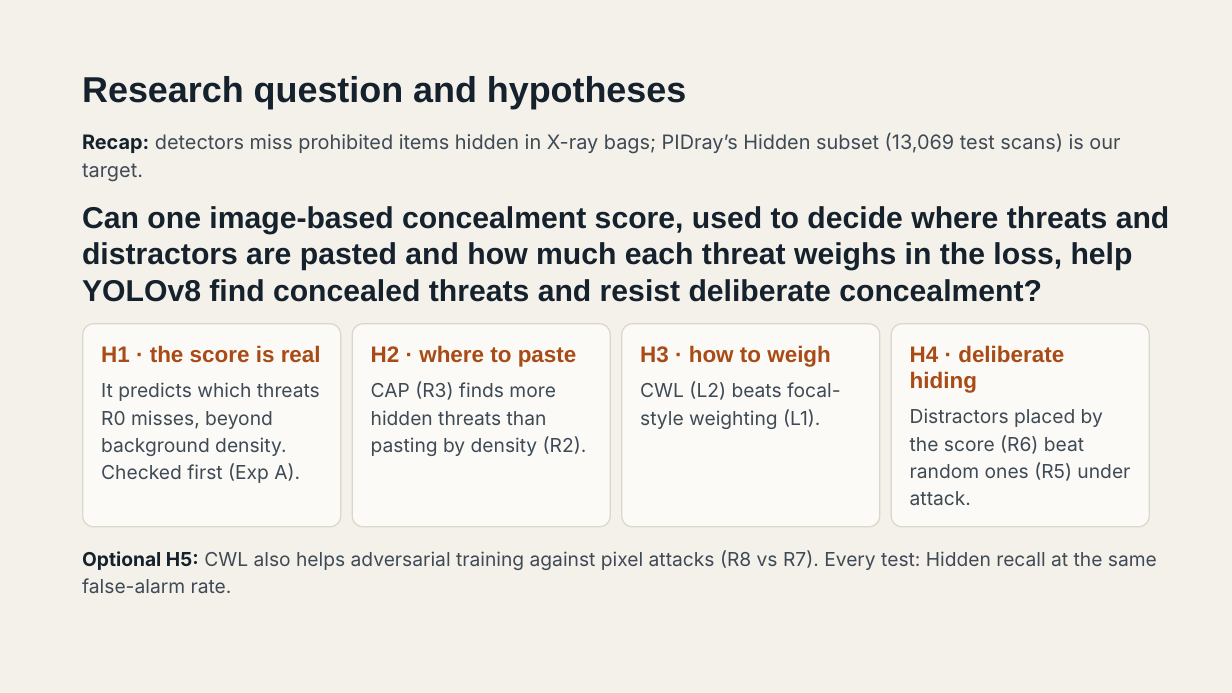
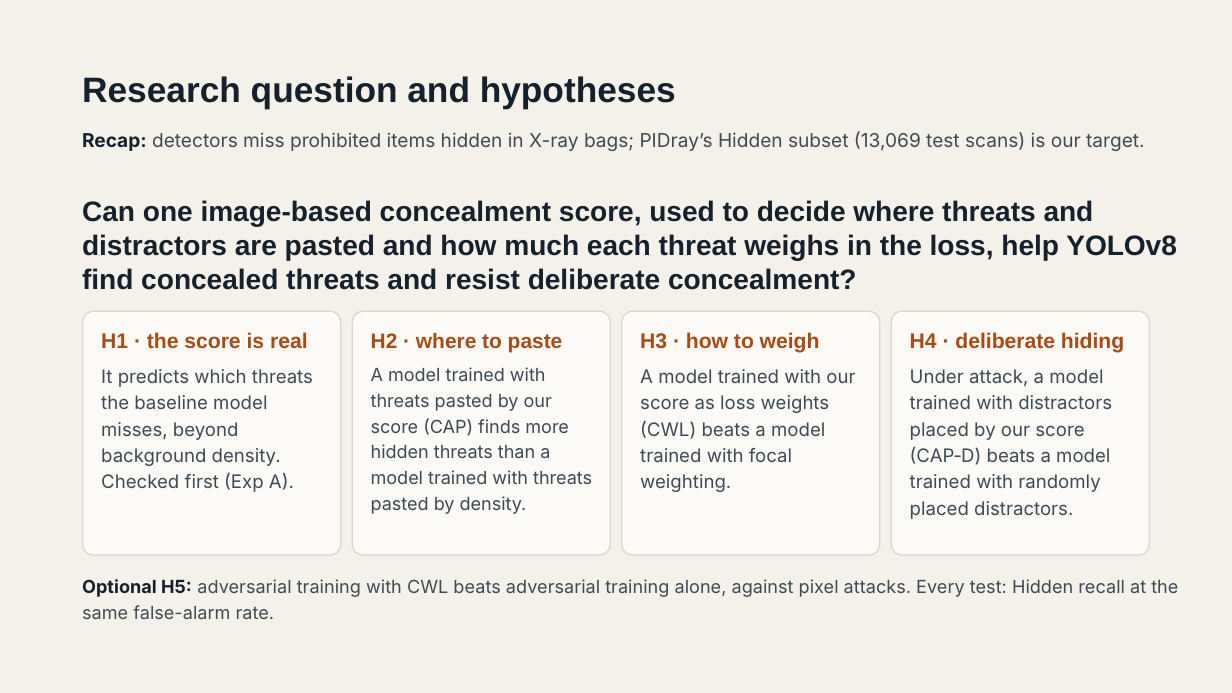
Before and after one commit to DavidAz01/Computer_Vision, a slide deck: slide 2 of Presentations/Beyond Background Density CAP Research Proposal (short version).pptx. Drawn at 1232x693 pixels with LibreOffice and Linux fonts; fonts in the diff are those of the drawing. Boxes give left, top, right and bottom in pixels: in the first picture for what was removed or moved away, otherwise in the second. Text is boxed around its words. In the diff, an @@ line names an element or a change of style, - is before the commit and + after.

Commit message:
updated presentations

```diff
--- a/Presentations/Beyond Background Density CAP Research Proposal (short version).pptx
+++ b/Presentations/Beyond Background Density CAP Research Proposal (short version).pptx
@@ title "Research question and hypotheses" at [82,76,676,108]: size 28 to 27.5 pt; line spacing 30.8pt to 30.2pt @@
@@ text "Recap: detectors miss prohibited items ..." at [82,131,1145,151]: size 15.5 to 14.9 pt; line spacing 22pt to 21.2pt @@
@@ text "Can one image-based concealment score, ..." at [82,200,1177,290]: size 23.5 to 21.9 pt; line spacing 28.7pt to 26.7pt @@
@@ rounded rectangle: place and size @@
-rounded rectangle at [83,323,341,527]
+rounded rectangle at [83,311,341,555]
@@ rounded rectangle: place and size @@
-rounded rectangle at [352,323,610,527]
+rounded rectangle at [352,311,610,555]
@@ 3 texts: place and size @@
-3 texts at [101,345,831,367]
+3 texts at [101,332,820,353]
@@ text "H2 · where to paste" at [371,333,563,352]: size 17.5 to 16.3 pt; line spacing 20.1pt to 18.7pt @@
@@ rounded rectangle: place and size @@
-rounded rectangle at [622,323,880,527]
+rounded rectangle at [622,311,880,555]
@@ proportions changed in 4 elements at [83,311,341,555], [352,311,610,555], [622,311,880,555], [892,311,1150,555] @@
@@ rounded rectangle: place and size @@
-rounded rectangle at [892,323,1150,527]
+rounded rectangle at [892,311,1150,555]
@@ size 17.5 to 16.5 pt; line spacing 20.1pt to 19pt in 3 elements at [101,332,308,349], [640,332,820,353], [910,332,1124,353] @@
@@ text "H4 · deliberate hiding": place and size @@
-text "H4 · deliberate hiding" at [910,345,1064,393]
+text "H4 · deliberate hiding" at [910,332,1124,353]
@@ text at [101,369,313,492]: text changed; size 15 to 14.5 pt @@
-It predicts which threats R0 misses, beyond background density. Checked first (Exp A).
+It predicts which threats the baseline model misses, beyond background density. Checked first (Exp A).
@@ text at [371,367,592,514]: text changed; size 15 to 14.1 pt @@
-CAP (R3) finds more hidden threats than pasting by density (R2).
+A model trained with threats pasted by our score (CAP) finds more hidden threats than a model trained with threats pasted by density.
@@ text at [640,369,855,492]: text changed; size 15 to 14.5 pt @@
-CWL (L2) beats focal-style weighting (L1).
+A model trained with our score as loss weights (CWL) beats a model trained with focal weighting.
@@ text at [910,369,1112,519]: text changed; size 15 to 14.5 pt @@
-Distractors placed by the score (R6) beat random ones (R5) under attack.
+Under attack, a model trained with distractors placed by our score (CAP‑D) beats a model trained with randomly placed distractors.
@@ text at [82,579,1178,619]: text changed; size 15 to 14.1 pt @@
-Optional H5: CWL also helps adversarial training against pixel attacks (R8 vs R7). Every test: Hidden recall at the same false-alarm rate.
+Optional H5: adversarial training with CWL beats adversarial training alone, against pixel attacks. Every test: Hidden recall at the same false-alarm rate.
```
Also in this commit, not shown: 3 other slides changed, 3 other files.
